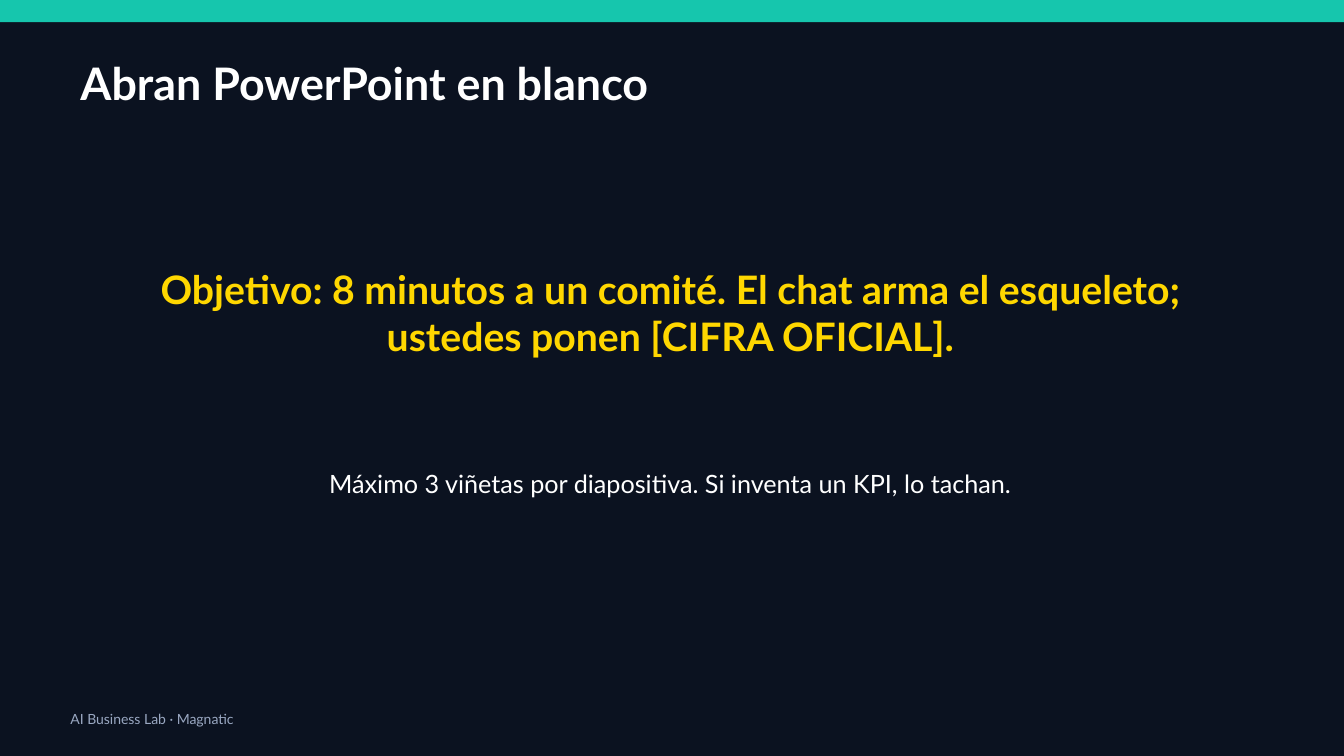
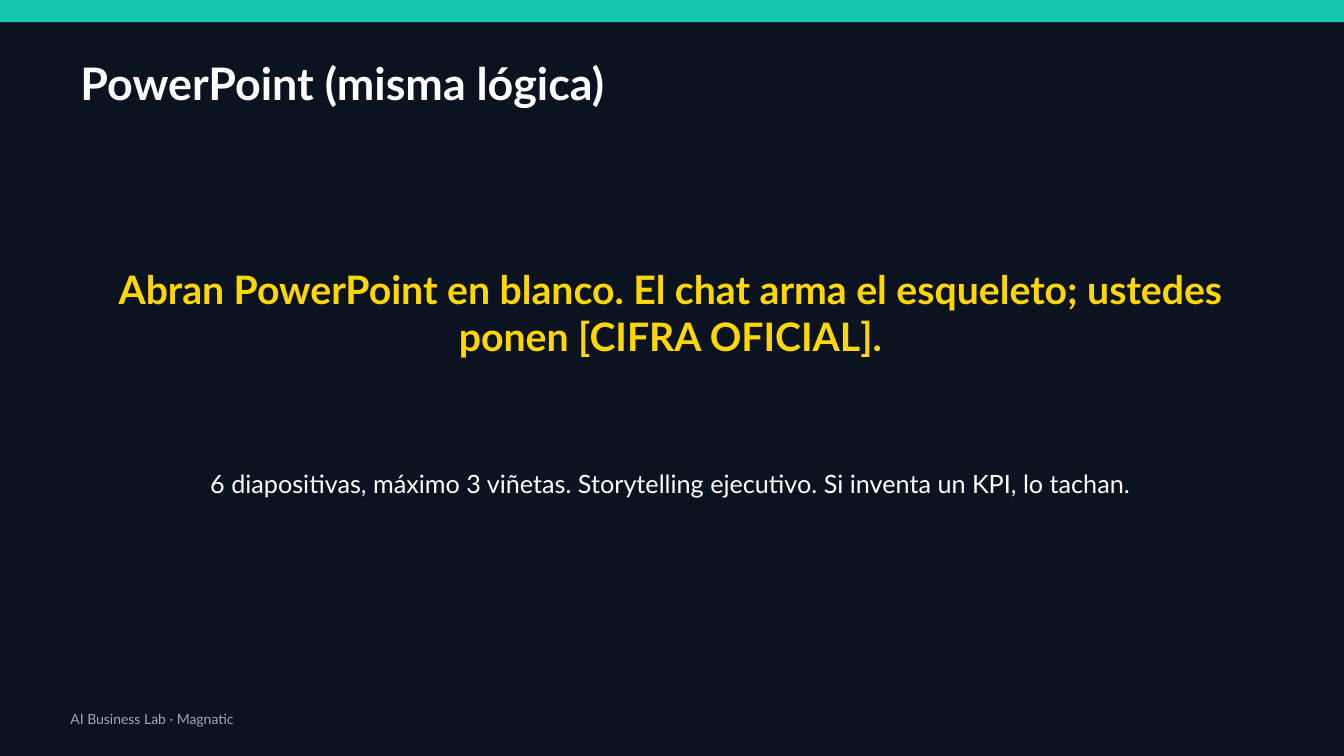
Before and after one commit to xander0408/CURSOS, a slide deck: slide 40 of AI-Business-Lab-Presentacion.pptx (slide 38 before the commit). Drawn at 1344x756 pixels with LibreOffice and Linux fonts; fonts in the diff are those of the drawing. Boxes give left, top, right and bottom in pixels: in the first picture for what was removed or moved away, otherwise in the second. Text is boxed around its words. In the diff, an @@ line names an element or a change of style, - is before the commit and + after.

```diff
--- a/AI-Business-Lab-Presentacion.pptx
+++ b/AI-Business-Lab-Presentacion.pptx
@@ text at [80,65,605,108]: text changed @@
-Abran PowerPoint en blanco
+PowerPoint (misma lógica)
@@ text at [119,275,1222,358]: text changed @@
-Objetivo: 8 minutos a un comité. El chat arma el esqueleto; ustedes ponen [CIFRA OFICIAL].
+Abran PowerPoint en blanco. El chat arma el esqueleto; ustedes ponen [CIFRA OFICIAL].
@@ text at [210,474,1130,498]: text changed @@
-Máximo 3 viñetas por diapositiva. Si inventa un KPI, lo tachan.
+6 diapositivas, máximo 3 viñetas. Storytelling ejecutivo. Si inventa un KPI, lo tachan.
```
Also in this commit, not shown: 37 other slides changed, 10 slides added, 14 slides removed, 1 other file.
